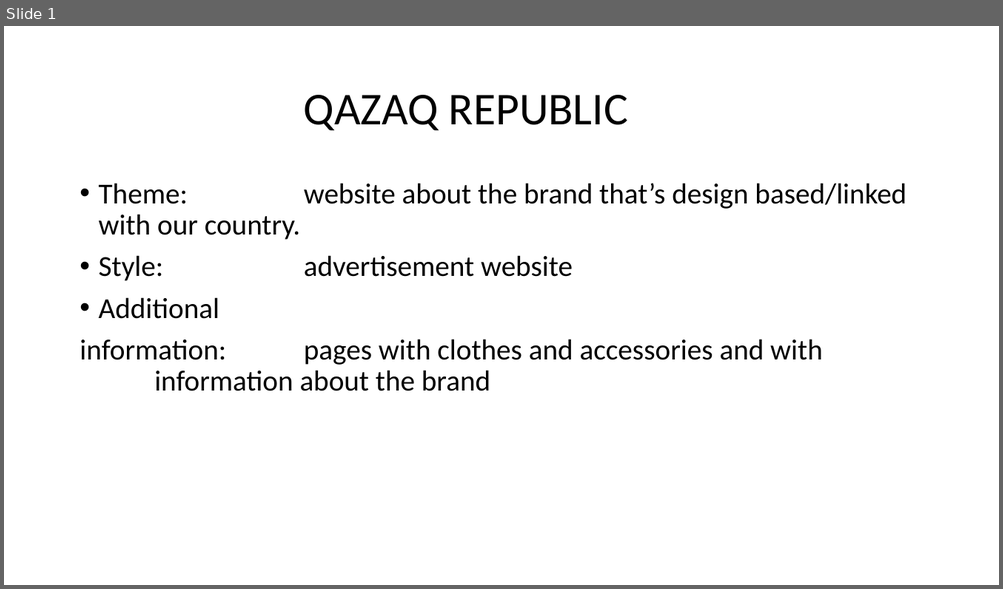
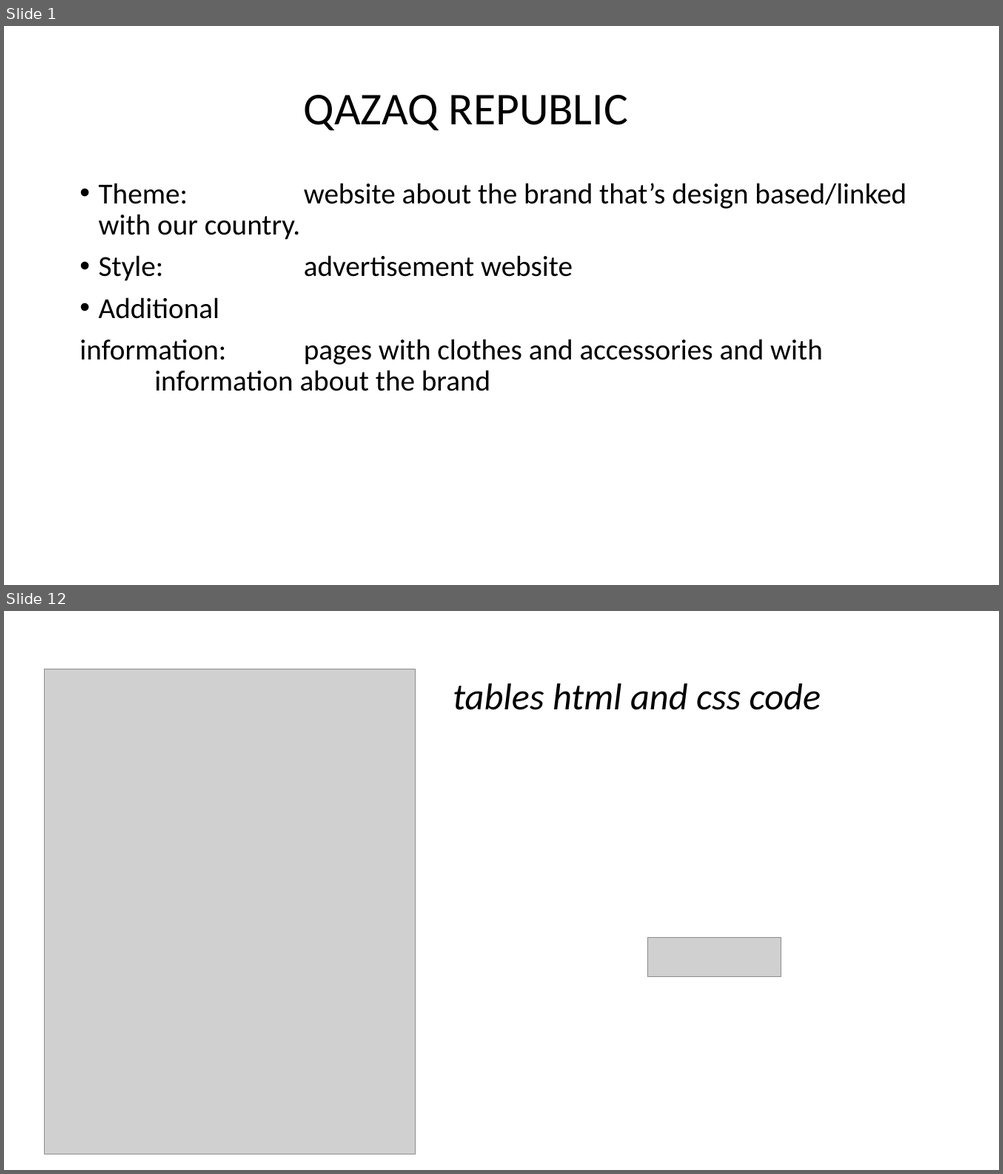
Before and after one commit to tanbayevagulnara/project-2, a slide deck: project2.pptx. Shown one above the other, each under a label of ours: slide 1 before the commit, slides 1 and 12 after it; the slides between them are not shown. The pictures are 1003x589 and 1003x1174 pixels, drawn with LibreOffice and Linux fonts; fonts in the diff are those of the drawing; grey boxes stand for pictures. Boxes give left, top, right and bottom in pixels: in the first picture for what was removed or moved away, otherwise in the second. Text is boxed around its words. In the diff, an @@ line names an element or a change of style, - is before the commit and + after.

```diff
--- a/project2.pptx
+++ b/project2.pptx
@@ slide 12 added at (4,611,999,1170), background #FFFFFF @@
@@ picture added at (44,669,415,1154) @@
@@ title added at (452,684,820,710), 36 pt, text #000000, italic @@
+tables html and css code
@@ picture added at (648,938,781,977) @@
```
Also in this commit, not shown: 25 other slides added, 2 slides removed, 4 other files.
